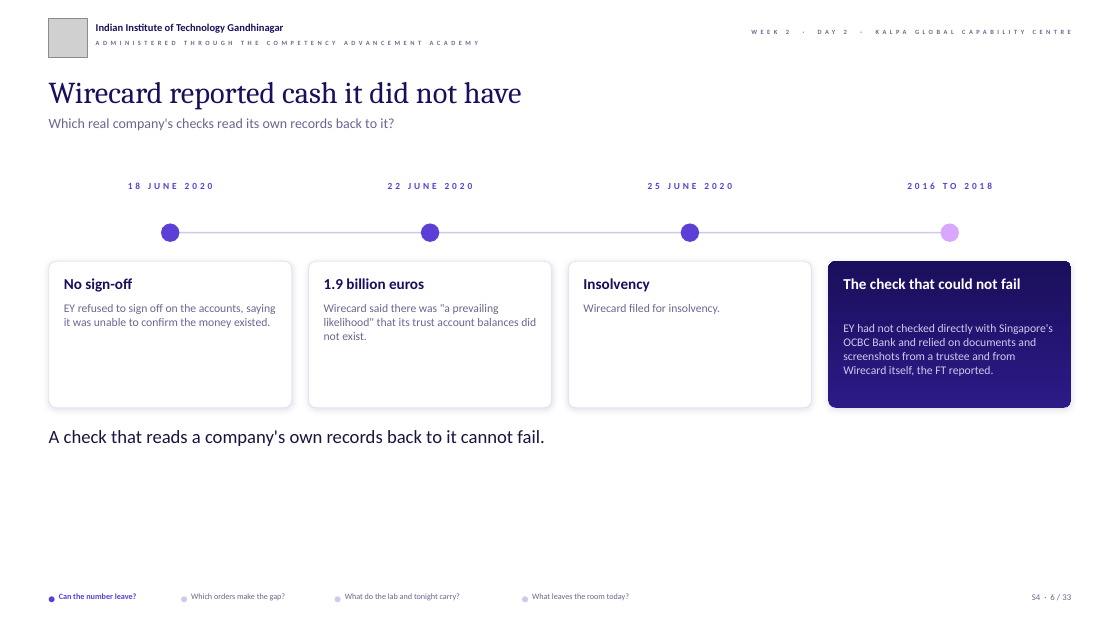
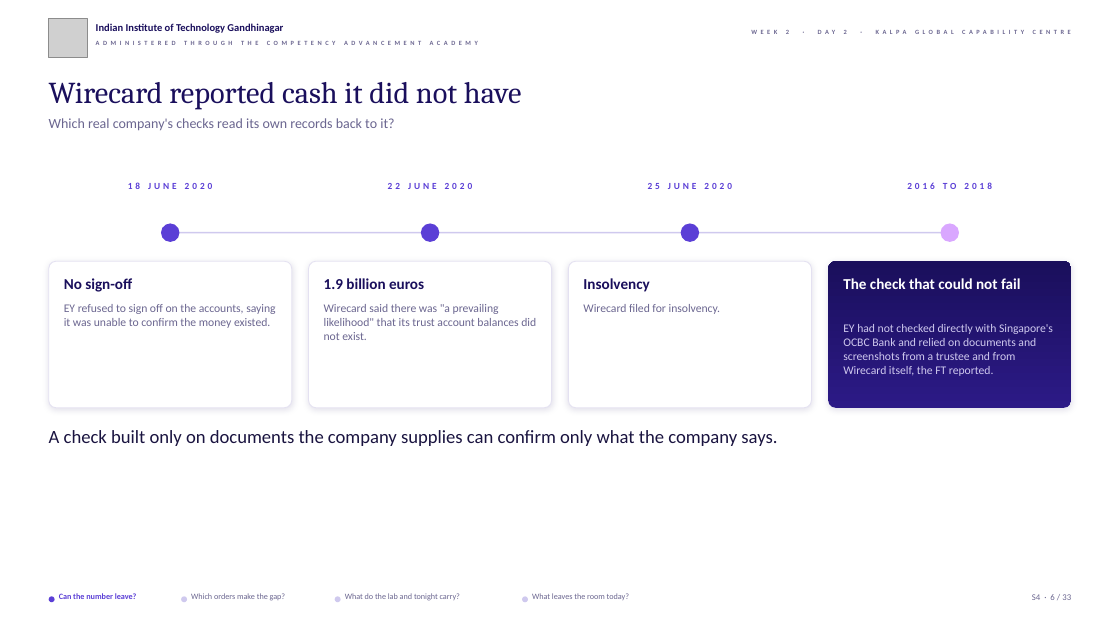
Before and after one commit to fde-academy-lab/c2-content-factory, a slide deck: slide 6 of content/W02/D2/slides/C2_W02_D02_half2_STUDENT.pptx. Drawn at 1120x630 pixels with LibreOffice and Linux fonts; fonts in the diff are those of the drawing; grey boxes stand for pictures; background and template pictures are left out. Boxes give left, top, right and bottom in pixels: in the first picture for what was removed or moved away, otherwise in the second. Text is boxed around its words. In the diff, an @@ line names an element or a change of style, - is before the commit and + after.

```diff
--- a/content/W02/D2/slides/C2_W02_D02_half2_STUDENT.pptx
+++ b/content/W02/D2/slides/C2_W02_D02_half2_STUDENT.pptx
@@ text at (49,430,777,446): text changed @@
-A check that reads a company's own records back to it cannot fail.
+A check built only on documents the company supplies can confirm only what the company says.
```
Also in this commit, not shown: 3 other slides changed, 26 other files.
